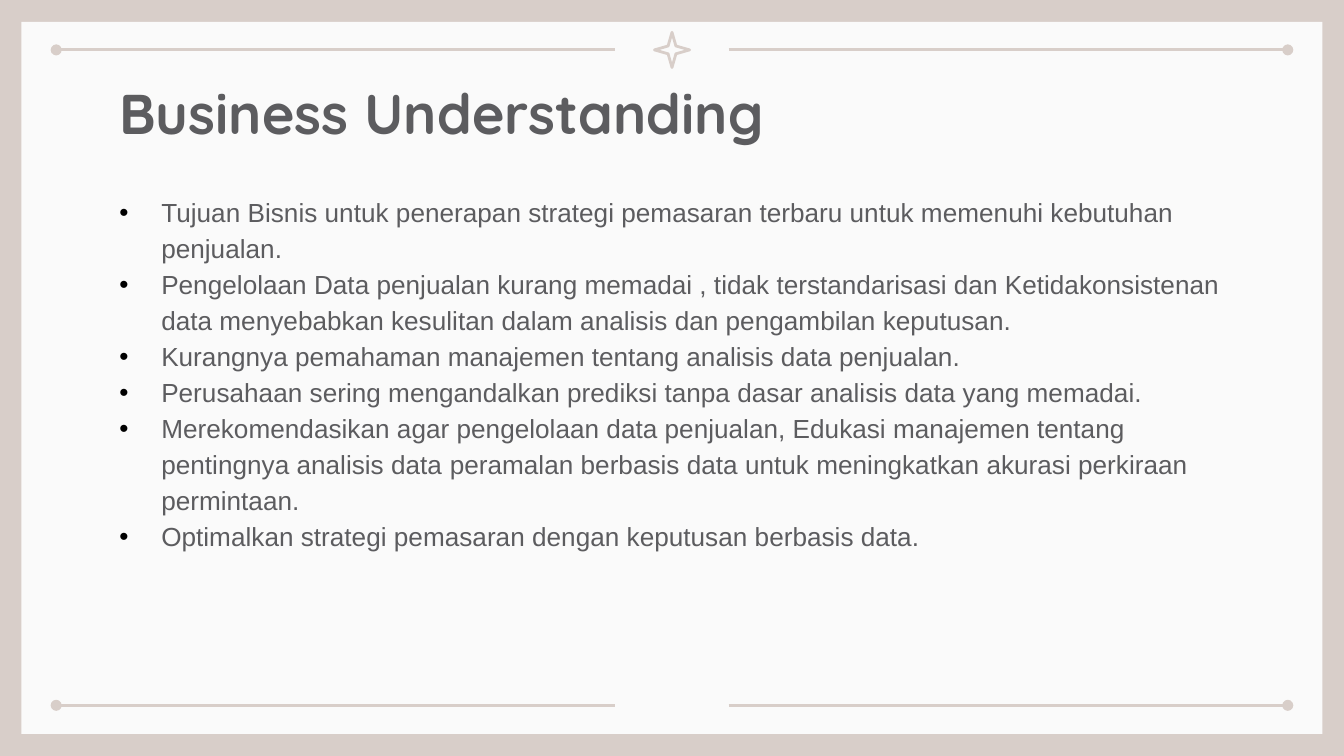
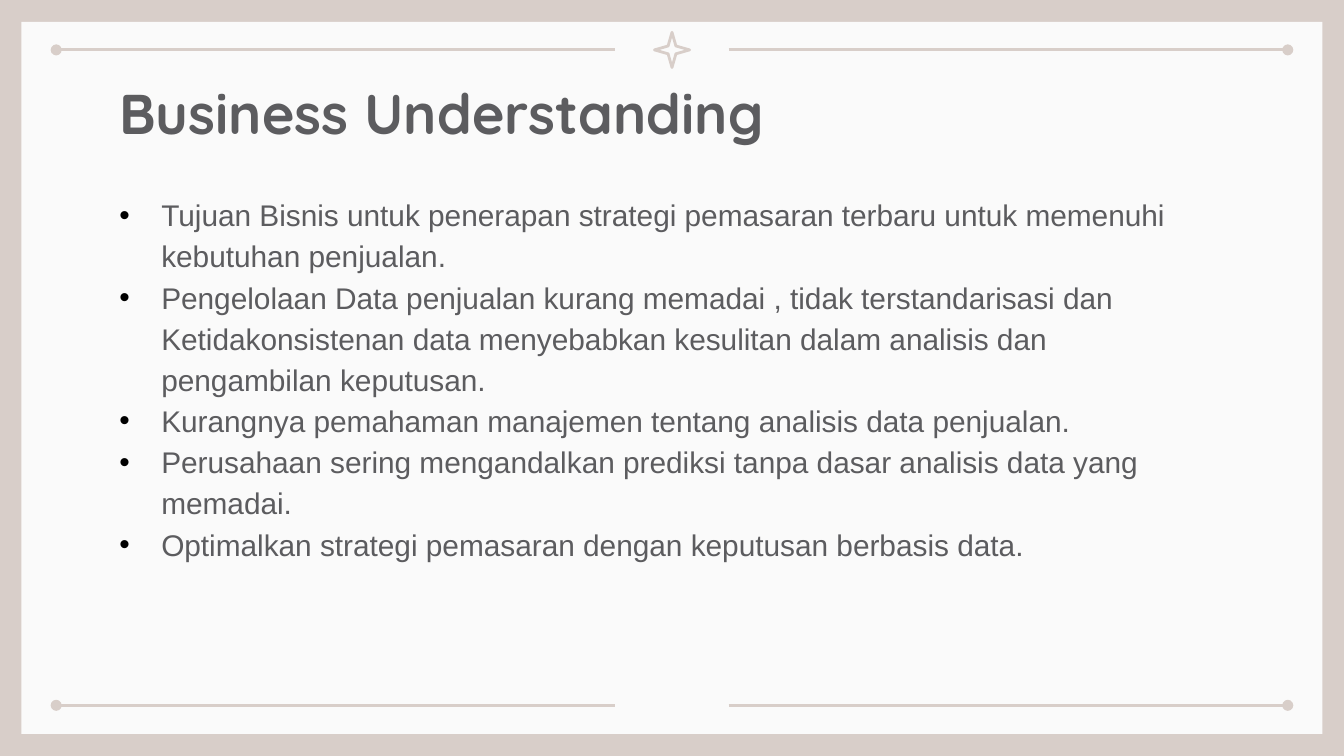
Before and after one commit to christiankencana/thesis, a slide deck: slide 21 of document/2211601741_ChristianKencana_Thesis.pptx. Drawn at 1344x756 pixels with LibreOffice and Linux fonts; fonts in the diff are those of the drawing. Boxes give left, top, right and bottom in pixels: in the first picture for what was removed or moved away, otherwise in the second. Text is boxed around its words. In the diff, an @@ line names an element or a change of style, - is before the commit and + after.

```diff
--- a/document/2211601741_ChristianKencana_Thesis.pptx
+++ b/document/2211601741_ChristianKencana_Thesis.pptx
@@ text "Tujuan Bisnis untuk penerapan strategi ..." at [161, 204, 1165, 561]: size 14 to 16 pt @@
@@ text at [161, 419, 1187, 516]: paragraph removed @@
-• Merekomendasikan agar pengelolaan data penjualan, Edukasi manajemen tentang pentingnya analisis data peramalan berbasis data untuk meningkatkan akurasi perkiraan permintaan.
```
Also in this commit, not shown: 13 other slides changed, 5 other files.
